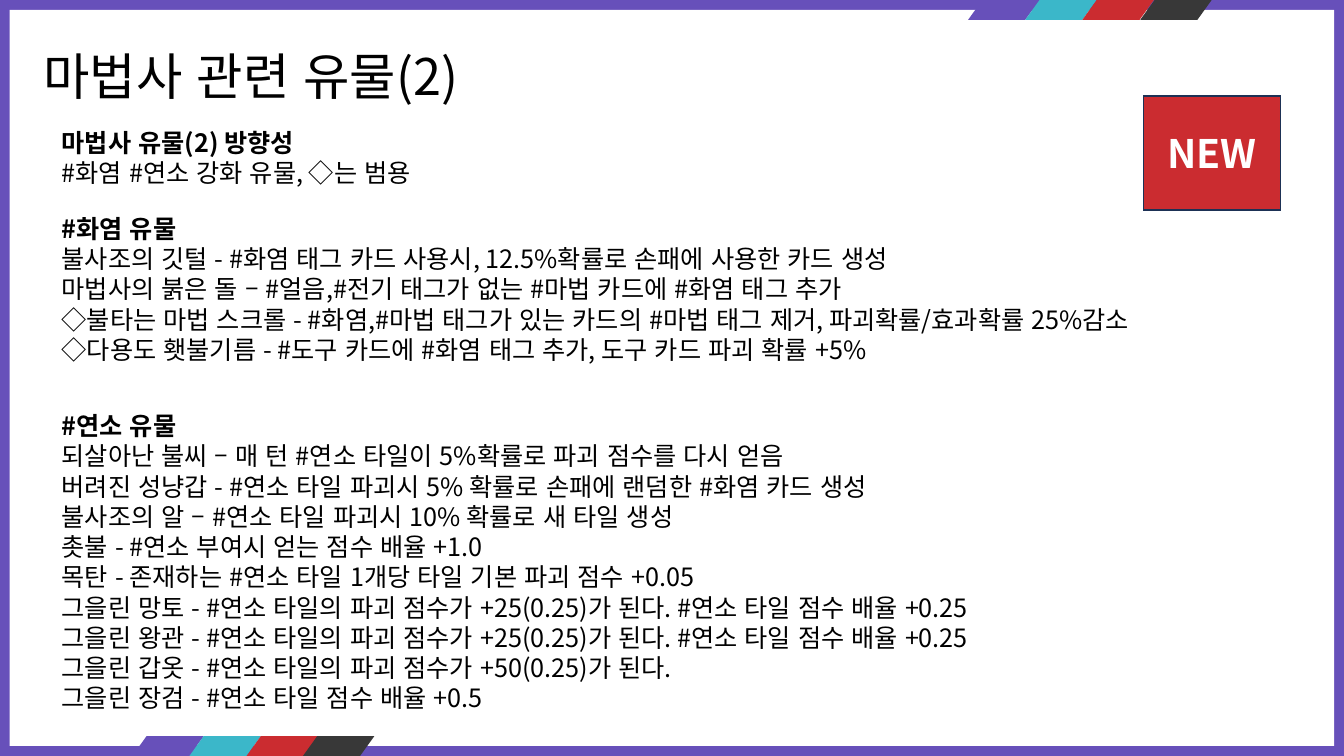
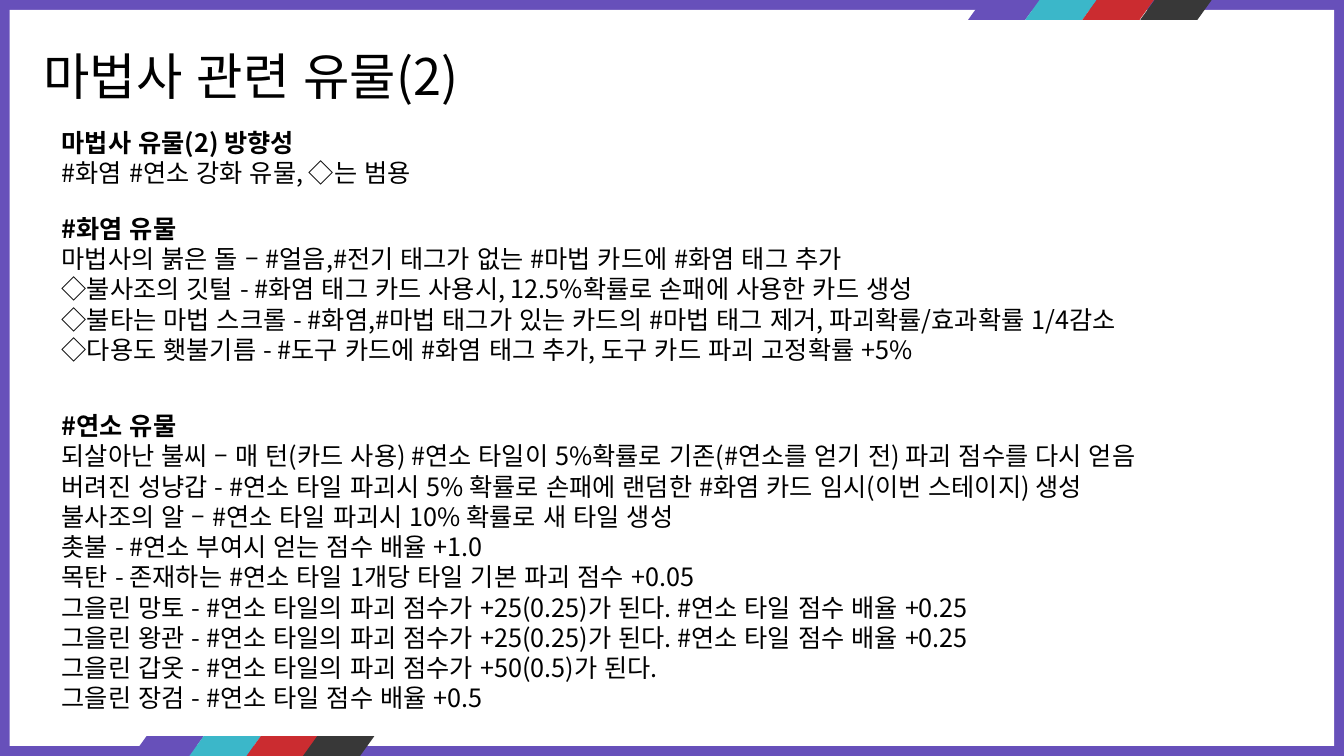
Before and after one commit to kauthor/FluffyDisdog, a slide deck: slide 42 of Plan/기획서/마법사.pptx. Drawn at 1344x756 pixels with LibreOffice and Linux fonts; fonts in the diff are those of the drawing. Boxes give left, top, right and bottom in pixels: in the first picture for what was removed or moved away, otherwise in the second. Text is boxed around its words. In the diff, an @@ line names an element or a change of style, - is before the commit and + after.

```diff
--- a/Plan/기획서/마법사.pptx
+++ b/Plan/기획서/마법사.pptx
@@ rectangle removed at [1144,96,1280,210] @@
-NEW
@@ text at [62,247,887,273]: paragraph removed @@
-불사조의 깃털 - #화염 태그 카드 사용시, 12.5%확률로 손패에 사용한 카드 생성
@@ text at [62,276,1116,364]: text changed @@
-◇불타는 마법 스크롤 - #화염,#마법 태그가 있는 카드의 #마법 태그 제거, 파괴확률/효과확률 25%감소
-◇다용도 횃불기름 - #도구 카드에 #화염 태그 추가, 도구 카드 파괴 확률 +5%
+◇불사조의 깃털 - #화염 태그 카드 사용시, 12.5%확률로 손패에 사용한 카드 생성
+◇불타는 마법 스크롤 - #화염,#마법 태그가 있는 카드의 #마법 태그 제거, 파괴확률/효과확률 1/4감소
+◇다용도 횃불기름 - #도구 카드에 #화염 태그 추가, 도구 카드 파괴 고정확률 +5%
@@ text at [62,444,1135,501]: text changed @@
-되살아난 불씨 – 매 턴 #연소 타일이 5%확률로 파괴 점수를 다시 얻음
-버려진 성냥갑 - #연소 타일 파괴시 5% 확률로 손패에 랜덤한 #화염 카드 생성
+되살아난 불씨 – 매 턴(카드 사용) #연소 타일이 5%확률로 기존(#연소를 얻기 전) 파괴 점수를 다시 얻음
+버려진 성냥갑 - #연소 타일 파괴시 5% 확률로 손패에 랜덤한 #화염 카드 임시(이번 스테이지) 생성
@@ text at [62,651,657,682]: text changed @@
-그을린 갑옷 - #연소 타일의 파괴 점수가 +50(0.25)가 된다.
+그을린 갑옷 - #연소 타일의 파괴 점수가 +50(0.5)가 된다.
```
Also in this commit, not shown: 36 other slides changed.
